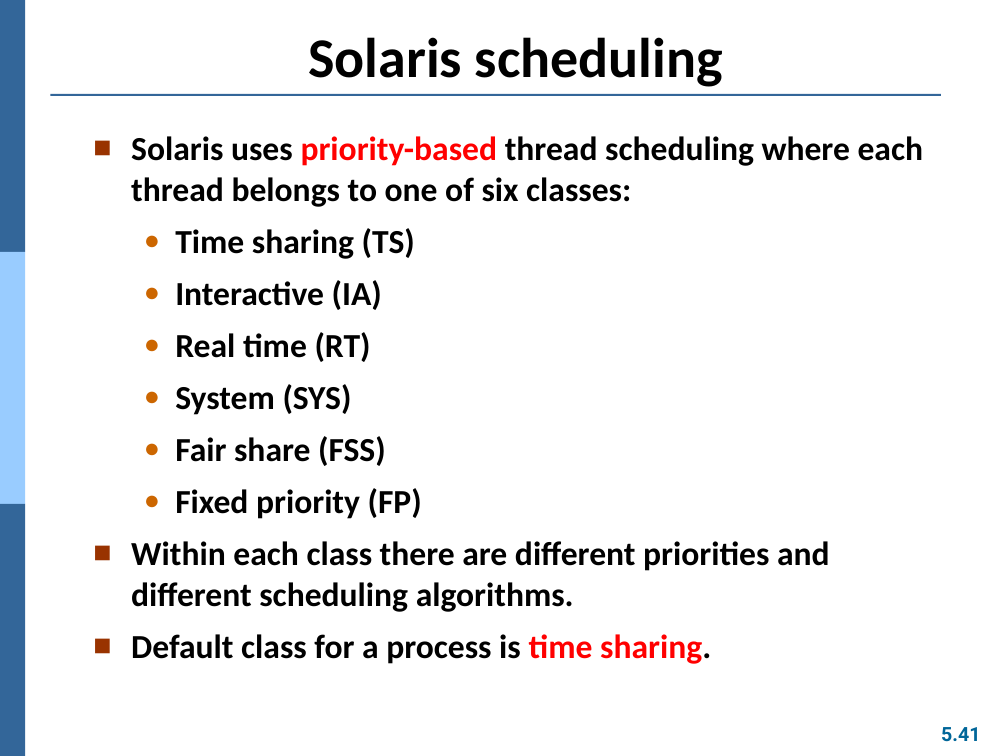
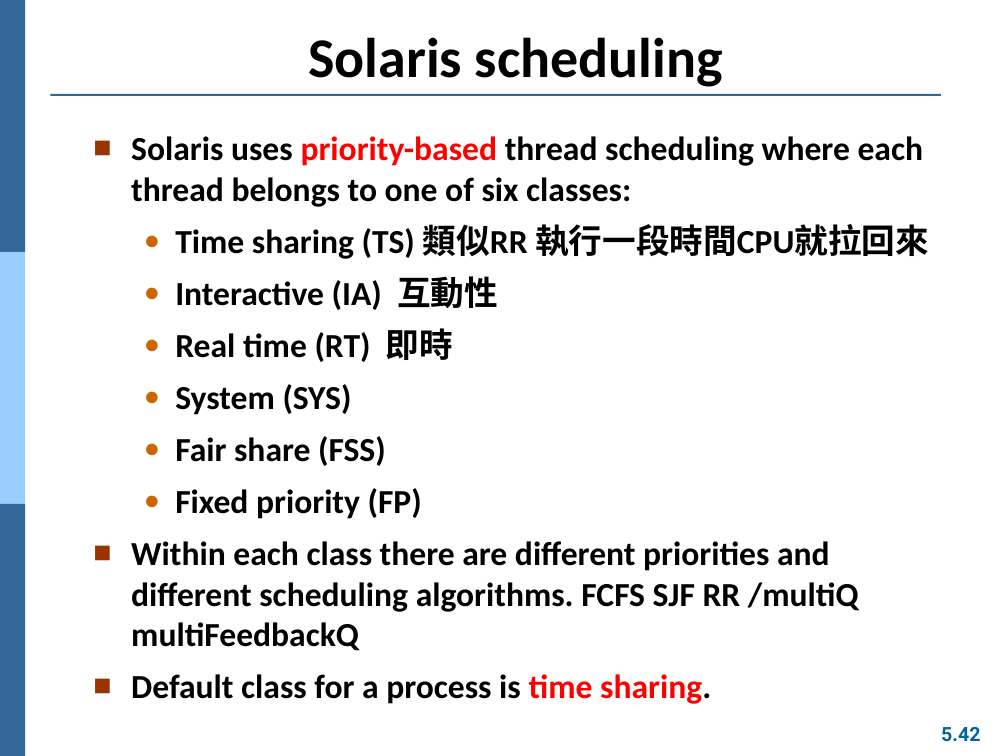
Before and after one commit to Yang09701194/OS_Learning, a slide deck: slide 42 of ch05.pptx (slide 41 before the commit). Drawn at 1008x756 pixels with LibreOffice and Linux fonts; fonts in the diff are those of the drawing. Boxes give left, top, right and bottom in pixels: in the first picture for what was removed or moved away, otherwise in the second. Text is boxed around its words. In the diff, an @@ line names an element or a change of style, - is before the commit and + after.

```diff
--- a/ch05.pptx
+++ b/ch05.pptx
@@ text at <box>175,224,929,362</box>: text changed @@
-  ● Time sharing (TS)
-  ● Interactive (IA)
-  ● Real time (RT)
+  ● Time sharing (TS) 類似RR 執行一段時間CPU就拉回來
+  ● Interactive (IA) 互動性
+  ● Real time (RT) 即時
@@ text at <box>131,541,859,651</box>: text changed @@
-■ Within each class there are different priorities and different scheduling algorithms.
+■ Within each class there are different priorities and different scheduling algorithms. FCFS SJF RR /multiQ multiFeedbackQ
@@ page number at <box>941,727,980,742</box>: text changed @@
-5.41
+5.42
```
Also in this commit, not shown: 31 other slides changed, 2 slides added, 1 other file.
